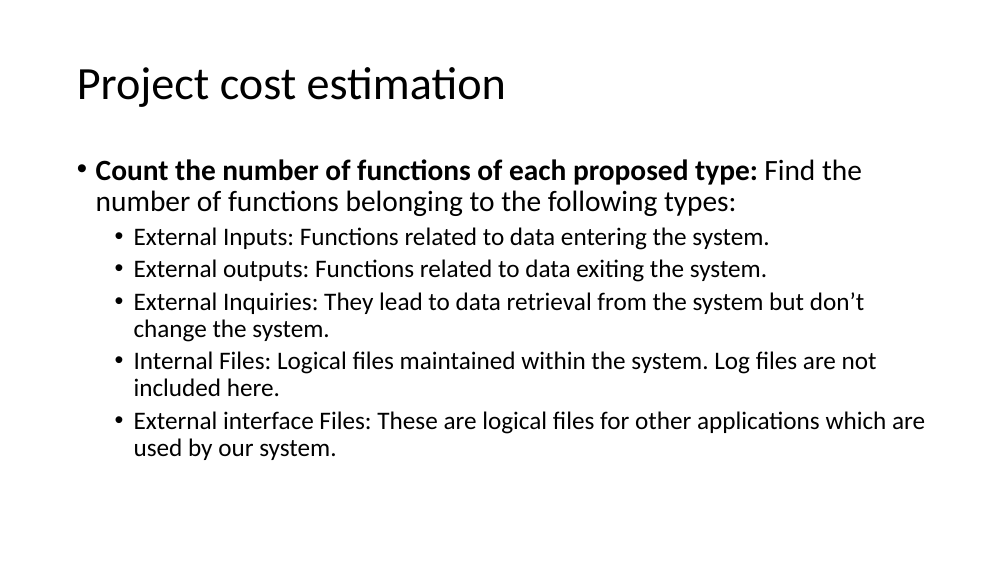
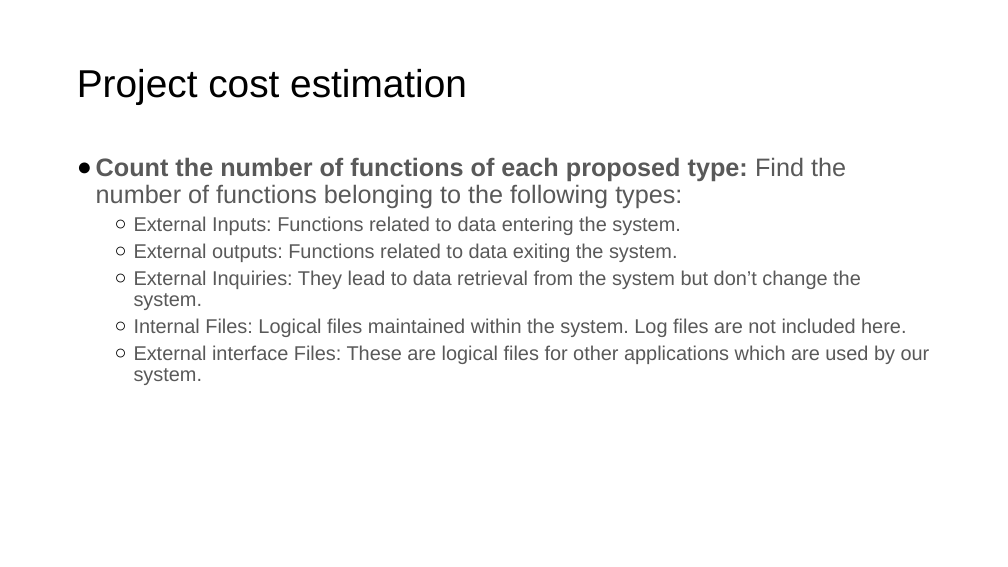
Before and after one commit to vk0810-k/College-B.Tech, a slide deck: slide 21 of Fourth Year/SEM VIII/IT Project Management - Prof. Asha Rawat/Ppt's/Unit 1.pptx (slide 20 before the commit). Drawn at 1008x567 pixels with LibreOffice and Linux fonts; fonts in the diff are those of the drawing. Boxes give left, top, right and bottom in pixels: in the first picture for what was removed or moved away, otherwise in the second. Text is boxed around its words. In the diff, an @@ line names an element or a change of style, - is before the commit and + after.

```diff
--- a/Fourth Year/SEM VIII/IT Project Management - Prof. Asha Rawat/Ppt's/Unit 1.pptx
+++ b/Fourth Year/SEM VIII/IT Project Management - Prof. Asha Rawat/Ppt's/Unit 1.pptx
@@ title "Project cost estimation" at (77, 69, 467, 104): size 44 to 37 pt, font Calibri to Arial @@
@@ text "Count the number of functions ..." at (96, 157, 930, 385): size 28 to 24 pt in "Count the number of functions of each ..."; font Calibri to Arial, text colour #000000 to #595959; size 24 to 19 pt in "External Inputs: Functions related to data entering ...", "External outputs: Functions related to data exiting ...", "External Inquiries: They lead to data retrieval ...", "Internal Files: Logical files maintained within the ..." and 1 more places; bullet • to ●; less space between paragraphs; bullet • to ○ @@
```
Also in this commit, not shown: 42 other slides changed, 9 slides added, 2 slides removed, 8 other files.
